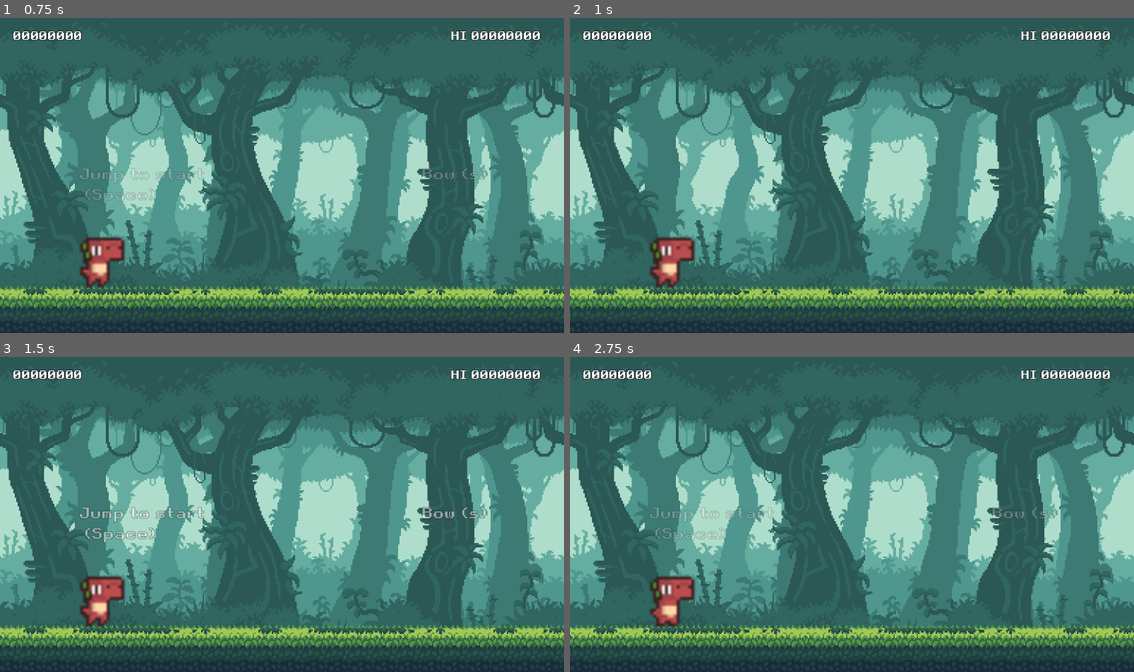
Above: before the commit, frames 1-4 (two rows, left to right).
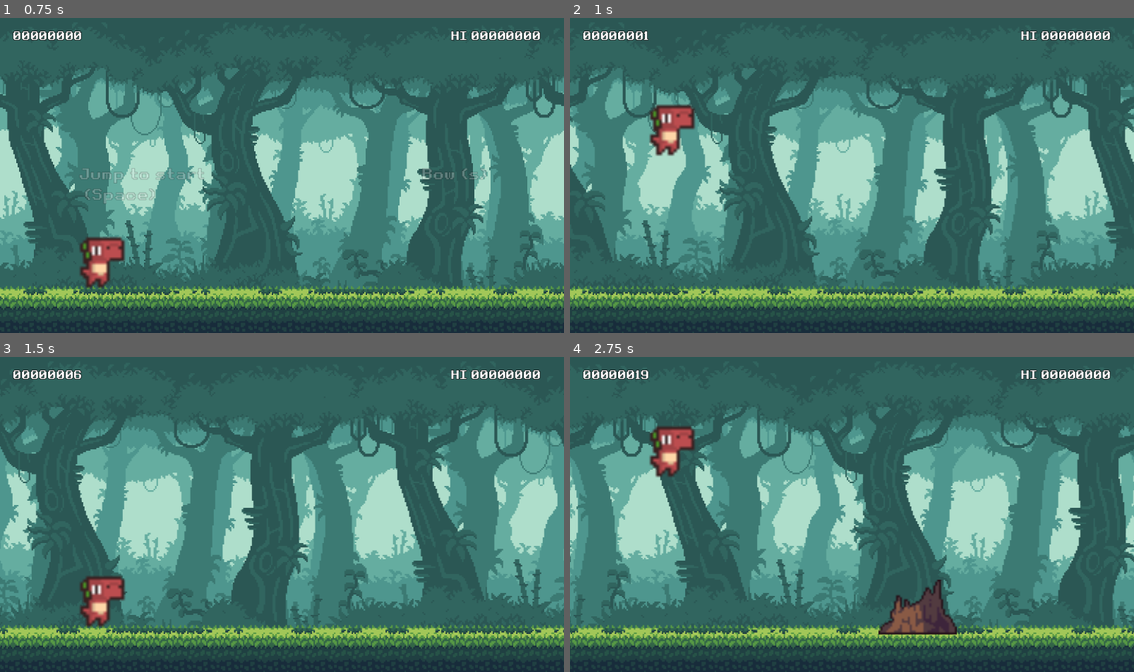
Above: after the commit, the same moments.

Repository: sasikiran1208/Dino_T-rex
Game: Godot game, scene res://Scenes/World.tscn
The game is run twice, just before and just after one commit, with the same random seed, the same clock (stepped at 60 frames per second) and the same inputs. Before the commit the project has no main scene; this scene is started directly in both runs.
Inputs:
- Up to frame 1 (0.75 s): hold S (Bow, bound only after the commit) from 0.53 s (still down)
- Up to frame 2 (1 s): keep holding S (Bow, bound only after the commit); tap Space (Jump, bound only after the commit) at 0.77, 0.8 s
- Up to frame 3 (1.5 s): tap Space (Jump, bound only after the commit) at 1.07, 1.35 s; release S (Bow, bound only after the commit) at 1.28 s
- Up to frame 4 (2.75 s): tap Space (Jump, bound only after the commit) at 1.52, 1.82, 2.3 s; tap S (Bow, bound only after the commit) at 1.55 s; hold S (Bow, bound only after the commit) from 2.03 s (still down)

Frame 1 is identical in both runs. In frame 2, 49% of the frame differs, in the area x 0-100%, y 4-93%; in frame 3, 40%; in frame 4, 51%.

Commit message:
Changed the input keys for the game

Diff:
--- a/project.godot
+++ b/project.godot
@@ -11,5 +11,25 @@
 [application]
 
 config/name="trexdino"
+run/main_scene="uid://cv45ycw7g6hbm"
 config/features=PackedStringArray("4.5", "Forward Plus")
 config/icon="res://icon.svg"
+
+[input]
+
+Jump={
+"deadzone": 0.2,
+"events": [Object(InputEventKey,"resource_local_to_scene":false,"resource_name":"","device":-1,"window_id":0,"alt_pressed":false,"shift_pressed":false,"ctrl_pressed":false,"meta_pressed":false,"pressed":false,"keycode":0,"physical_keycode":32,"key_label":0,"unicode":32,"location":0,"echo":false,"script":null)
+]
+}
+Bow={
+"deadzone": 0.2,
+"events": [Object(InputEventKey,"resource_local_to_scene":false,"resource_name":"","device":-1,"window_id":0,"alt_pressed":false,"shift_pressed":false,"ctrl_pressed":false,"meta_pressed":false,"pressed":false,"keycode":0,"physical_keycode":83,"key_label":0,"unicode":115,"location":0,"echo":false,"script":null)
+]
+}
+Restart={
+"deadzone": 0.2,
+"events": [Object(InputEventKey,"resource_local_to_scene":false,"resource_name":"","device":-1,"window_id":0,"alt_pressed":false,"shift_pressed":false,"ctrl_pressed":false,"meta_pressed":false,"pressed":false,"keycode":0,"physical_keycode":82,"key_label":0,"unicode":114,"location":0,"echo":false,"script":null)
+, Object(InputEventKey,"resource_local_to_scene":false,"resource_name":"","device":-1,"window_id":0,"alt_pressed":false,"shift_pressed":false,"ctrl_pressed":false,"meta_pressed":false,"pressed":false,"keycode":0,"physical_keycode":4194309,"key_label":0,"unicode":0,"location":0,"echo":false,"script":null)
+]
+}
Not shown: 1 places in Scenes/Dino.tscn that only renumber resources
Not shown: 1 places in Scenes/GameOverUI.tscn that only renumber resources
